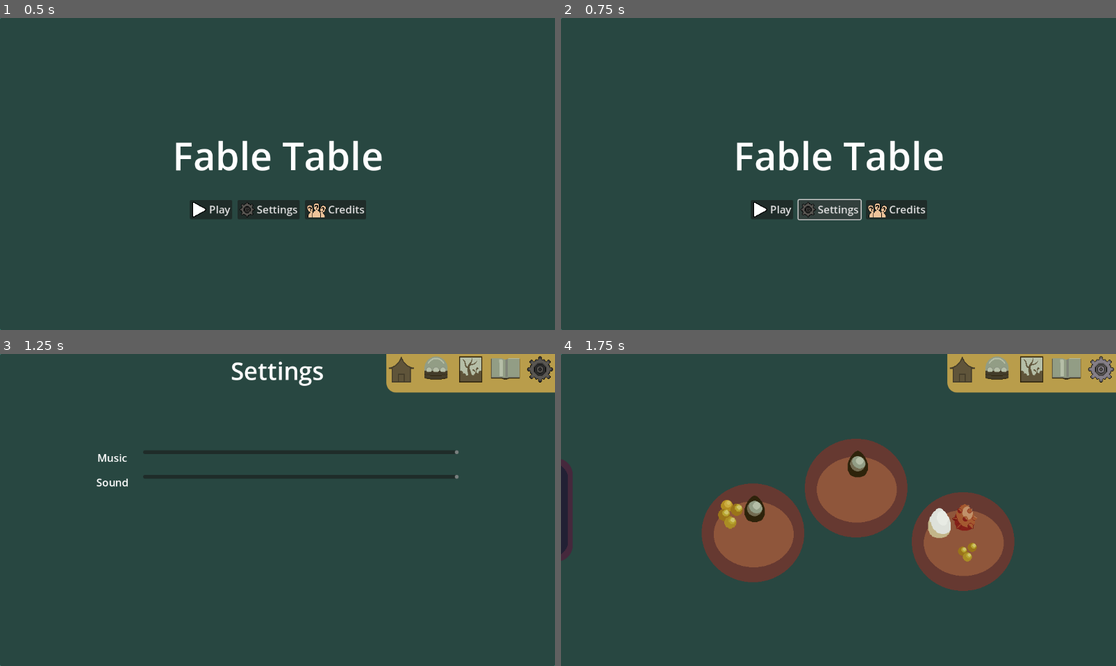
Above: before the commit, frames 1-4 (two rows, left to right).
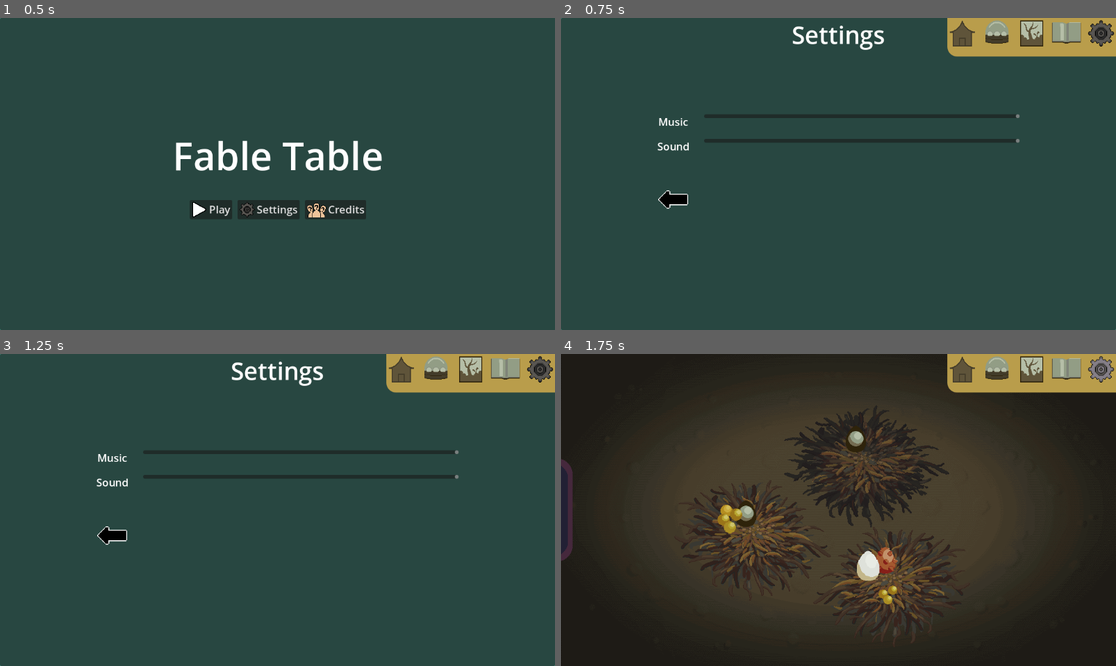
Above: after the commit, the same moments.

Repository: FrostyEmby/cafe-dot-secret-ingredient
Game: Godot game, scene res://scenes/main_menu.tscn
Same seed, same stepped clock (60 frames per second), same inputs: the game is played once before the commit and once after it. Sound files missing from this copy of the repository are replaced by a short silence.
Inputs (mouse positions are in pixels of both pictures, inside the frame that each line leads up to):
- Up to frame 1 (0.5 s): no input
- Up to frame 2 (0.75 s): click "Settings" at 0.5 s
- Up to frame 3 (1.25 s): no input
- Up to frame 4 (1.75 s): click (960, 372) at 1.25 s

Frame 1 is identical in both runs. In frame 2, 8.6% of the frame differs, in the area x 17-100%, y 0-100%; in frame 3, 0.2%; in frame 4, 94%, in the area x 0-100%, y 0-100%.

Commit message:
Nest art

Diff:
--- a/scenes/egg-collection.tscn
+++ b/scenes/egg-collection.tscn
@@ -1,9 +1,13 @@
-[gd_scene load_steps=7 format=3 uid="uid://g28updgkaqym"]
+[gd_scene load_steps=11 format=3 uid="uid://g28updgkaqym"]
 
 [ext_resource type="Script" uid="uid://6seakwoxk527" path="res://scripts/egg-collection.gd" id="1_w0elb"]
 [ext_resource type="PackedScene" uid="uid://b085dkuk7uq8r" path="res://scenes/mini_menu.tscn" id="2_1mlyo"]
+[ext_resource type="Texture2D" uid="uid://b5bkddainp227" path="res://art/props/Nest Background.png" id="2_m11xh"]
 [ext_resource type="PackedScene" uid="uid://djtd6vihyb4ph" path="res://scenes/nest.tscn" id="3_r7ts3"]
+[ext_resource type="Texture2D" uid="uid://dlsooa8vkecjj" path="res://art/props/nest1.png" id="6_1xm0k"]
+[ext_resource type="Texture2D" uid="uid://dskie2krx7h0o" path="res://art/props/nest2.png" id="7_fcwn1"]
 [ext_resource type="Texture2D" uid="uid://bunldmv1vprgp" path="res://art/icons/shelf_dragger.png" id="7_vclnr"]
+[ext_resource type="Texture2D" uid="uid://doyl7ideois6k" path="res://art/props/nestback.png" id="8_6o0hv"]
 [ext_resource type="PackedScene" uid="uid://bi7vr8n2y7b5" path="res://scenes/egg_shelf.tscn" id="8_cwp2l"]
 
 [sub_resource type="StyleBoxEmpty" id="StyleBoxEmpty_18w84"]
@@ -13,10 +17,11 @@
 anchors_preset = 0
 script = ExtResource("1_w0elb")
 
-[node name="Background" type="Panel" parent="."]
+[node name="TextureRect" type="TextureRect" parent="."]
 layout_mode = 0
-offset_right = 1152.0
-offset_bottom = 657.0
+offset_right = 40.0
+offset_bottom = 40.0
+texture = ExtResource("2_m11xh")
 
 [node name="BoxContainer" type="BoxContainer" parent="."]
 layout_mode = 0
@@ -45,24 +50,27 @@
 
 [node name="Nest1" parent="." instance=ExtResource("3_r7ts3")]
 layout_mode = 0
-offset_left = 270.0
-offset_top = 244.0
-offset_right = 526.0
-offset_bottom = 500.0
+offset_left = 235.0
+offset_top = 262.0
+offset_right = 560.0
+offset_bottom = 518.0
+texture = ExtResource("6_1xm0k")
 
 [node name="Nest2" parent="." instance=ExtResource("3_r7ts3")]
 layout_mode = 0
-offset_left = 706.0
-offset_top = 262.0
-offset_right = 962.0
-offset_bottom = 518.0
+offset_left = 524.0
+offset_top = 359.0
+offset_right = 849.0
+offset_bottom = 615.0
+texture = ExtResource("7_fcwn1")
 
 [node name="Nest3" parent="." instance=ExtResource("3_r7ts3")]
 layout_mode = 0
-offset_left = 484.0
-offset_top = 151.0
-offset_right = 740.0
-offset_bottom = 407.0
+offset_left = 463.0
+offset_top = 107.0
+offset_right = 806.0
+offset_bottom = 363.0
+texture = ExtResource("8_6o0hv")
 
 [node name="Mini Menu" parent="." instance=ExtResource("2_1mlyo")]
 layout_mode = 0
--- a/scenes/egg.tscn
+++ b/scenes/egg.tscn
@@ -1,7 +1,8 @@
-[gd_scene load_steps=5 format=3 uid="uid://ctuxvuxm5oh0r"]
+[gd_scene load_steps=6 format=3 uid="uid://ctuxvuxm5oh0r"]
 
 [ext_resource type="Texture2D" uid="uid://yph5r4u8xt3w" path="res://art/icons/egg1.png" id="1_34461"]
 [ext_resource type="Script" uid="uid://br1lu1lnknnov" path="res://scripts/egg.gd" id="2_ifgqj"]
+[ext_resource type="AudioStream" uid="uid://c2h1mvtvb3td6" path="res://sound/sound effects/It went bad.wav" id="3_34461"]
 
 [sub_resource type="StyleBoxEmpty" id="StyleBoxEmpty_i1l7w"]
 
@@ -41,6 +42,9 @@
 clip_text = true
 visible_characters = 4
 
+[node name="Bad" type="AudioStreamPlayer" parent="."]
+stream = ExtResource("3_34461")
+
 [connection signal="timeout" from="Hatch" to="." method="_on_hatch_timeout"]
 [connection signal="tree_entered" from="Hatch" to="." method="_on_hatch_tree_entered"]
 [connection signal="timeout" from="Age" to="." method="_on_age_timeout"]
--- a/scenes/nest.tscn
+++ b/scenes/nest.tscn
@@ -1,6 +1,6 @@
 [gd_scene load_steps=4 format=3 uid="uid://djtd6vihyb4ph"]
 
-[ext_resource type="Texture2D" uid="uid://dvg6h6e05k5fi" path="res://art/icons/nest.png" id="1_0c7o3"]
+[ext_resource type="Texture2D" uid="uid://dlsooa8vkecjj" path="res://art/props/nest1.png" id="1_tm8is"]
 [ext_resource type="Script" uid="uid://coxr4fw58q14s" path="res://scripts/nest.gd" id="2_a0nmq"]
 [ext_resource type="PackedScene" uid="uid://ctuxvuxm5oh0r" path="res://scenes/egg.tscn" id="3_5fcmp"]
 
@@ -9,16 +9,16 @@
 offset_top = 195.0
 offset_right = 696.0
 offset_bottom = 451.0
-texture = ExtResource("1_0c7o3")
+texture = ExtResource("1_tm8is")
 stretch_mode = 2
 script = ExtResource("2_a0nmq")
 
 [node name="Egg1" parent="." instance=ExtResource("3_5fcmp")]
 layout_mode = 0
-offset_left = 100.0
-offset_top = 41.0
-offset_right = 172.0
-offset_bottom = 113.0
+offset_left = 117.0
+offset_top = 33.0
+offset_right = 189.0
+offset_bottom = 105.0
 
 [node name="Egg2" parent="." instance=ExtResource("3_5fcmp")]
 layout_mode = 1
@@ -27,38 +27,38 @@
 anchor_top = 0.20700002
 anchor_right = 0.25300002
 anchor_bottom = 0.20700002
-offset_left = -16.768005
-offset_top = 0.0079956055
-offset_right = 55.231995
-offset_bottom = 72.007996
+offset_left = 0.23199463
+offset_top = -7.9920044
+offset_right = 72.231995
+offset_bottom = 64.007996
 
 [node name="Egg3" parent="." instance=ExtResource("3_5fcmp")]
 layout_mode = 0
-offset_left = 104.0
-offset_top = 108.0
-offset_right = 176.0
-offset_bottom = 180.0
+offset_left = 121.0
+offset_top = 100.0
+offset_right = 193.0
+offset_bottom = 172.0
 
 [node name="Egg4" parent="." instance=ExtResource("3_5fcmp")]
 layout_mode = 0
-offset_left = 143.0
-offset_top = 66.0
-offset_right = 215.0
-offset_bottom = 138.0
+offset_left = 160.0
+offset_top = 58.0
+offset_right = 232.0
+offset_bottom = 130.0
 
 [node name="Egg5" parent="." instance=ExtResource("3_5fcmp")]
 layout_mode = 0
-offset_left = 149.0
-offset_top = 116.0
-offset_right = 221.0
-offset_bottom = 188.0
+offset_left = 166.0
+offset_top = 108.0
+offset_right = 238.0
+offset_bottom = 180.0
 
 [node name="Egg6" parent="." instance=ExtResource("3_5fcmp")]
 layout_mode = 0
-offset_left = 53.0
-offset_top = 108.0
-offset_right = 125.0
-offset_bottom = 180.0
+offset_left = 70.0
+offset_top = 100.0
+offset_right = 142.0
+offset_bottom = 172.0
 
 [connection signal="selection" from="Egg1" to="." method="_on_egg_1_selection"]
 [connection signal="selection" from="Egg2" to="." method="_on_egg_2_selection"]
--- a/scenes/settings.tscn
+++ b/scenes/settings.tscn
@@ -78,8 +78,13 @@
 max_value = 1.0
 value = 1.0
 
+[node name="Space1" type="Label" parent="PanelContainer/MarginContainer/GridContainer"]
+layout_mode = 2
+
+[node name="Space2" type="Label" parent="PanelContainer/MarginContainer/GridContainer"]
+layout_mode = 2
+
 [node name="Back" type="TextureButton" parent="PanelContainer/MarginContainer/GridContainer"]
-visible = false
 layout_mode = 2
 size_flags_horizontal = 4
 size_flags_vertical = 4
--- a/scenes/terrarium.tscn
+++ b/scenes/terrarium.tscn
@@ -21,6 +21,7 @@
 [ext_resource type="Texture2D" uid="uid://bunldmv1vprgp" path="res://art/icons/shelf_dragger.png" id="17_kstpm"]
 [ext_resource type="PackedScene" uid="uid://bi7vr8n2y7b5" path="res://scenes/egg_shelf.tscn" id="18_vusgt"]
 [ext_resource type="PackedScene" uid="uid://bijfo0tkv3b3j" path="res://scenes/egg_gen.tscn" id="22_skqsh"]
+[ext_resource type="AudioStream" uid="uid://cx4rxdjh3xffy" path="res://sound/music/Terrarium.wav" id="22_w5ypi"]
 
 [sub_resource type="StyleBoxFlat" id="StyleBoxFlat_pf7wg"]
 bg_color = Color(0.09048235, 0.09048236, 0.0904823, 1)
@@ -424,6 +425,7 @@
 [node name="Egg-Gen" parent="." instance=ExtResource("22_skqsh")]
 
 [node name="Music" type="AudioStreamPlayer" parent="."]
+stream = ExtResource("22_w5ypi")
 autoplay = true
 
 [connection signal="selection" from="BoxContainer/HSplitContainer/Egg Shelf" to="." method="_on_egg_shelf_selection"]
--- a/scripts/egg.gd
+++ b/scripts/egg.gd
@@ -140,6 +140,8 @@
 	$Indicator.visible = false
 	icon = load("res://art/eggs/corpse.png")
 
+	$Bad.play()
+
 
 func _process(_delta: float) -> void:
 	if info.incubating and hatch_timer.paused:
--- a/scripts/main_menu.gd
+++ b/scripts/main_menu.gd
@@ -6,21 +6,21 @@
 	# goes to incubator scene
 	$Press.play()
 	menu.visible = false
-	await $Press.finished
+	#await $Press.finished
 	get_tree().change_scene_to_file("uid://g28updgkaqym")
 
 
 func _on_settings_pressed() -> void:
 	$Press.play()
 	menu.visible = false
-	await $Press.finished
+	#await $Press.finished
 	get_tree().change_scene_to_file("uid://bgagifdev40yk")
 
 
 func _on_credits_pressed() -> void:
 	$Press.play()
 	menu.visible = false
-	await $Press.finished
+	#await $Press.finished
 	get_tree().change_scene_to_file("uid://d2ptf51hotg12")
 
 
Not shown, added: art/final props/1IncubatorBackground.png.import
Not shown, added: art/final props/shelffinal.png.import
Not shown: 1 places in scenes/terrarium.tscn that only renumber resources
